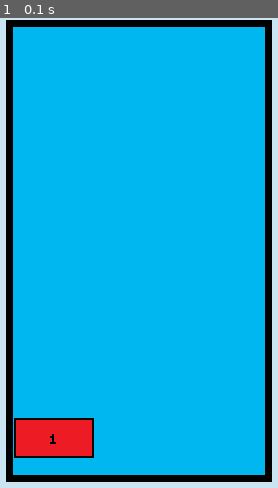
Above: before the commit, frame 1.
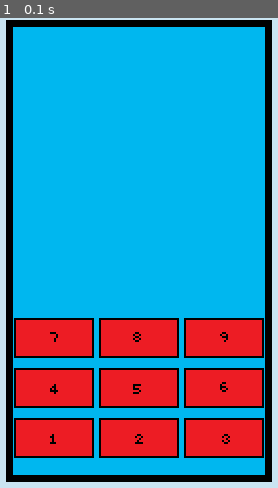
Above: after the commit, the same moment.

Repository: JustSch/calculator_pygame
Game: pygame game, started from calculator.py
Two runs of this game, one before a commit and one after it. Both use one fixed random seed, a clock stepped at 60 frames per second and the inputs below.
Inputs:
- Up to frame 1 (0.1 s): no input

The runs differ from the first frame. In frame 1, 20% of the frame differs, in the area x 5-95%, y 63-94%.

Commit message:
numbers 1 - 9 added

Diff:
--- a/calculator.py
+++ b/calculator.py
@@ -6,6 +6,11 @@
 SCREEN_HEIGHT = 500
 SCREEN_WIDTH = 800
 
+addition = 0
+subtraction = 0
+multiplication = 0
+division = 0
+display_num = 0
 
 screen = pygame.display.set_mode((SCREEN_WIDTH,SCREEN_HEIGHT))
 pygame.display.set_caption('Pygame Calculator')
@@ -26,7 +31,32 @@
 calculator_button_1_img = pygame.image.load('calculator_assets/calculator_button_1.png').convert_alpha()
 calculator_button_1 = button.Button(50,400,calculator_button_1_img,2)
 
+calculator_button_2_img = pygame.image.load('calculator_assets/calculator_button_2.png').convert_alpha()
+calculator_button_2 = button.Button(135,400,calculator_button_2_img,2)
 
+calculator_button_3_img = pygame.image.load('calculator_assets/calculator_button_3.png').convert_alpha()
+calculator_button_3 = button.Button(220,400,calculator_button_3_img,2)
+
+calculator_button_4_img = pygame.image.load('calculator_assets/calculator_button_4.png').convert_alpha()
+calculator_button_4 = button.Button(50,350,calculator_button_4_img,2)
+
+calculator_button_5_img = pygame.image.load('calculator_assets/calculator_button_5.png').convert_alpha()
+calculator_button_5 = button.Button(135,350,calculator_button_5_img,2)
+
+calculator_button_6_img = pygame.image.load('calculator_assets/calculator_button_6.png').convert_alpha()
+calculator_button_6 = button.Button(220,350,calculator_button_6_img,2)
+
+calculator_button_7_img = pygame.image.load('calculator_assets/calculator_button_7.png').convert_alpha()
+calculator_button_7 = button.Button(50,300,calculator_button_7_img,2)
+
+calculator_button_8_img = pygame.image.load('calculator_assets/calculator_button_8.png').convert_alpha()
+calculator_button_8 = button.Button(135,300,calculator_button_8_img,2)
+
+calculator_button_9_img = pygame.image.load('calculator_assets/calculator_button_9.png').convert_alpha()
+calculator_button_9 = button.Button(220,300,calculator_button_9_img,2)
+
+calculator_button_0_img = pygame.image.load('calculator_assets/calculator_button_0.png').convert_alpha()
+calculator_button_0 = button.Button(70,400,calculator_button_0_img,2)
 
 while run:
 
@@ -35,6 +65,14 @@
 
     calculator_frame.draw(screen)
     calculator_button_1.draw(screen)
+    calculator_button_2.draw(screen)
+    calculator_button_3.draw(screen)
+    calculator_button_4.draw(screen)
+    calculator_button_5.draw(screen)
+    calculator_button_6.draw(screen)
+    calculator_button_7.draw(screen)
+    calculator_button_8.draw(screen)
+    calculator_button_9.draw(screen)
     for event in pygame.event.get():
 
 
